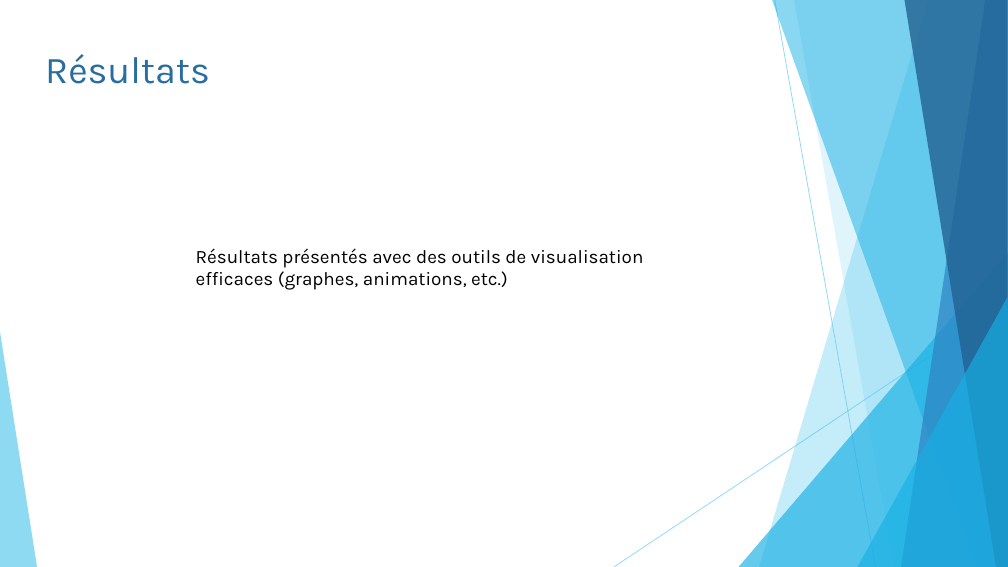
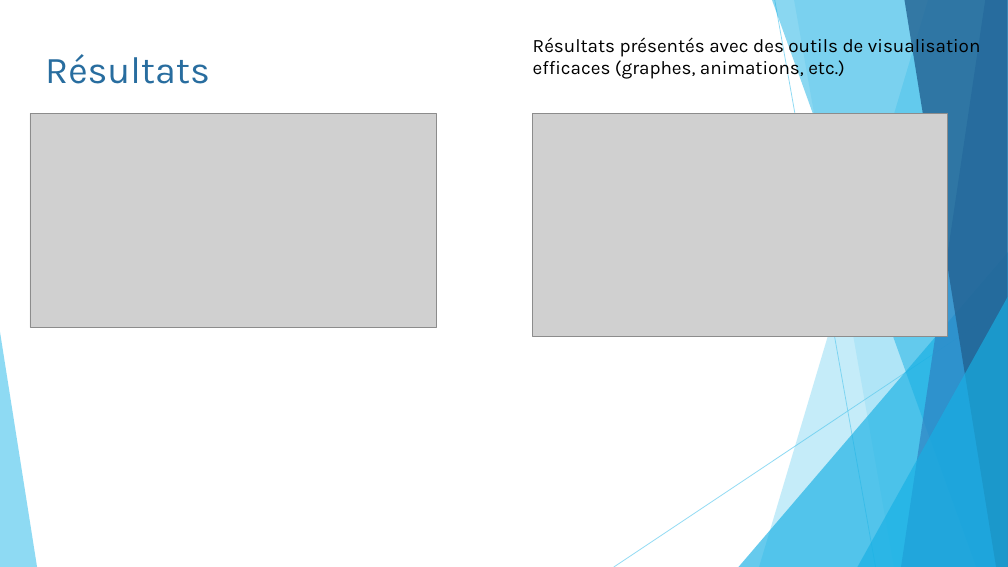
Before and after one commit to pierreluc-plt/ProjetSimulation, a slide deck: slide 19 of Oral/Présentation_Eq11.pptx (slide 18 before the commit). Drawn at 1008x567 pixels with LibreOffice and Linux fonts; fonts in the diff are those of the drawing; grey boxes stand for pictures. Boxes give left, top, right and bottom in pixels: in the first picture for what was removed or moved away, otherwise in the second. Text is boxed around its words. In the diff, an @@ line names an element or a change of style, - is before the commit and + after.

Commit message:
Update Présentation_Eq11.pptx
Reste à mettre des résultats et restructurer ça un tit peu (Partie SER aussi à faire)

```diff
--- a/Oral/Présentation_Eq11.pptx
+++ b/Oral/Présentation_Eq11.pptx
@@ text "Résultats présentés avec des outils ...": place and size @@
-text "Résultats présentés avec des outils ..." at bbox=[196, 248, 644, 290]
+text "Résultats présentés avec des outils ..." at bbox=[533, 35, 981, 80]
@@ picture added at bbox=[30, 113, 437, 327] @@
@@ picture added at bbox=[532, 113, 948, 337] @@
```
Also in this commit, not shown: 8 other slides changed, 1 slide added.
